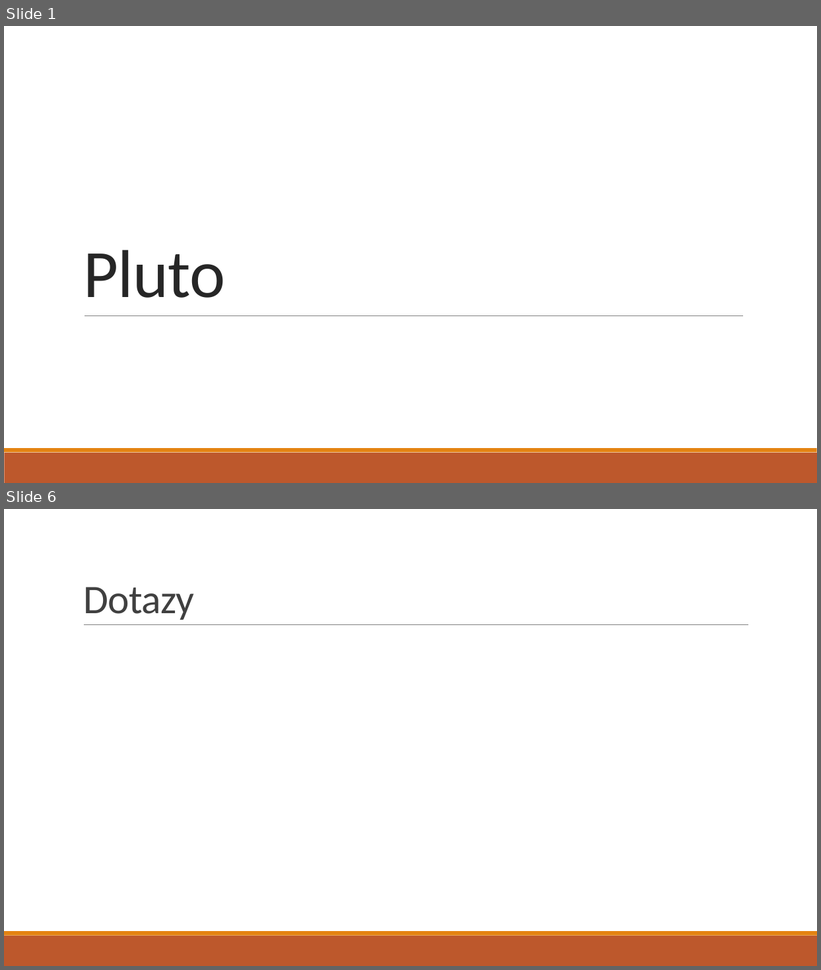
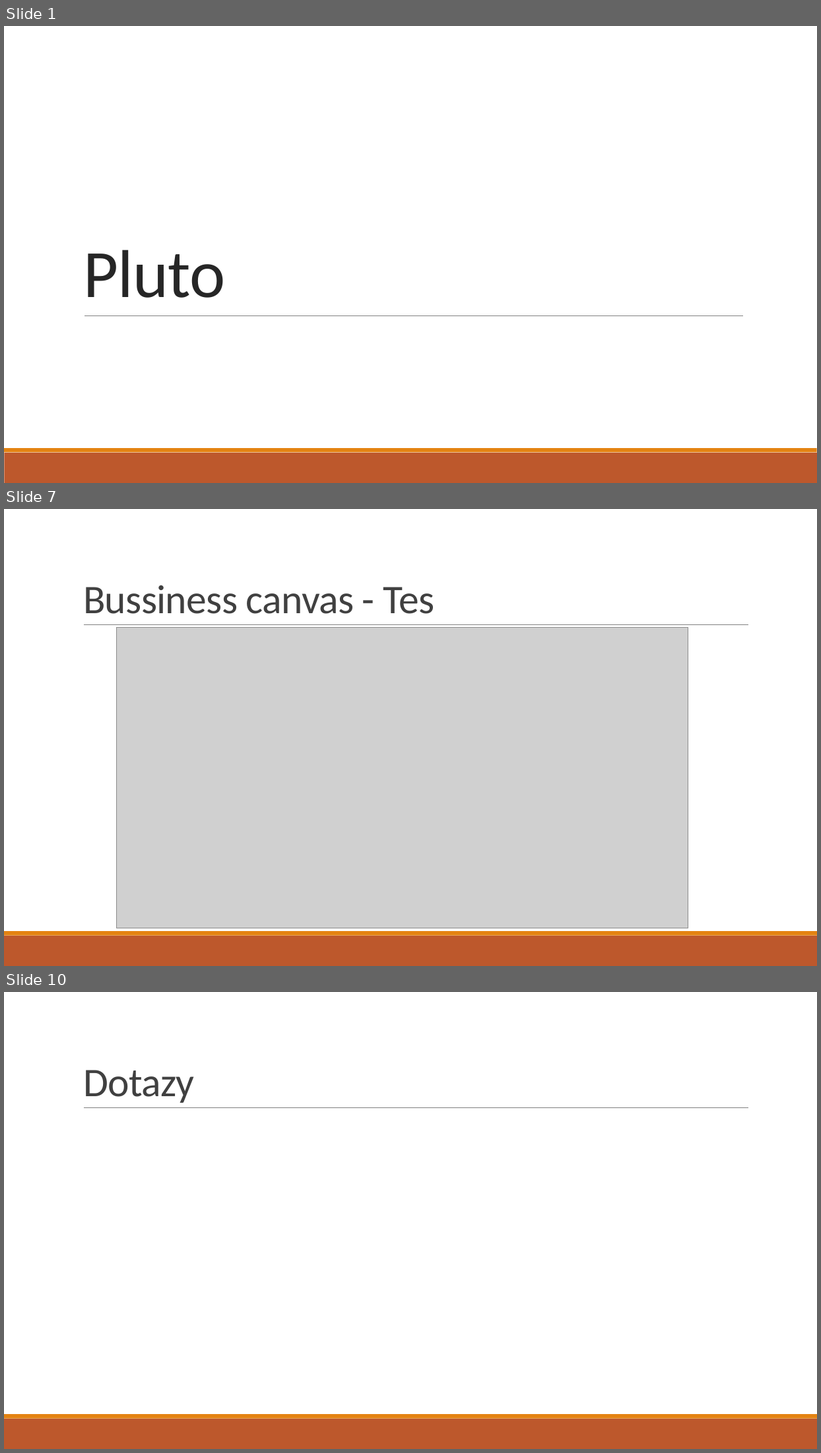
Before and after one commit to marlingocze/plutorsp, a slide deck: dokumenty/prezentace_rsp1.pptx. Shown one above the other, each under a label of ours: slides 1 and 6 before the commit, slides 1, 7 and 10 after it; the slides between them are not shown. The pictures are 821x970 and 821x1453 pixels, drawn with LibreOffice and Linux fonts; fonts in the diff are those of the drawing; grey boxes stand for pictures. Boxes give left, top, right and bottom in pixels: in the first picture for what was removed or moved away, otherwise in the second. Text is boxed around its words. In the diff, an @@ line names an element or a change of style, - is before the commit and + after.

```diff
--- a/dokumenty/prezentace_rsp1.pptx
+++ b/dokumenty/prezentace_rsp1.pptx
@@ slide 7 added at (4,509,817,966), background #FFFFFF; not listed: 3 template elements that a slide beside it also shows @@
@@ title added at (83,585,434,614), 48 pt, text #404040 @@
+Bussiness canvas - Tes
@@ picture added at (117,628,688,929) @@
@@ what was slide 6 is now slide 10 @@
```
Also in this commit, not shown: 4 slides changed, 3 other slides added, 3 other files.
